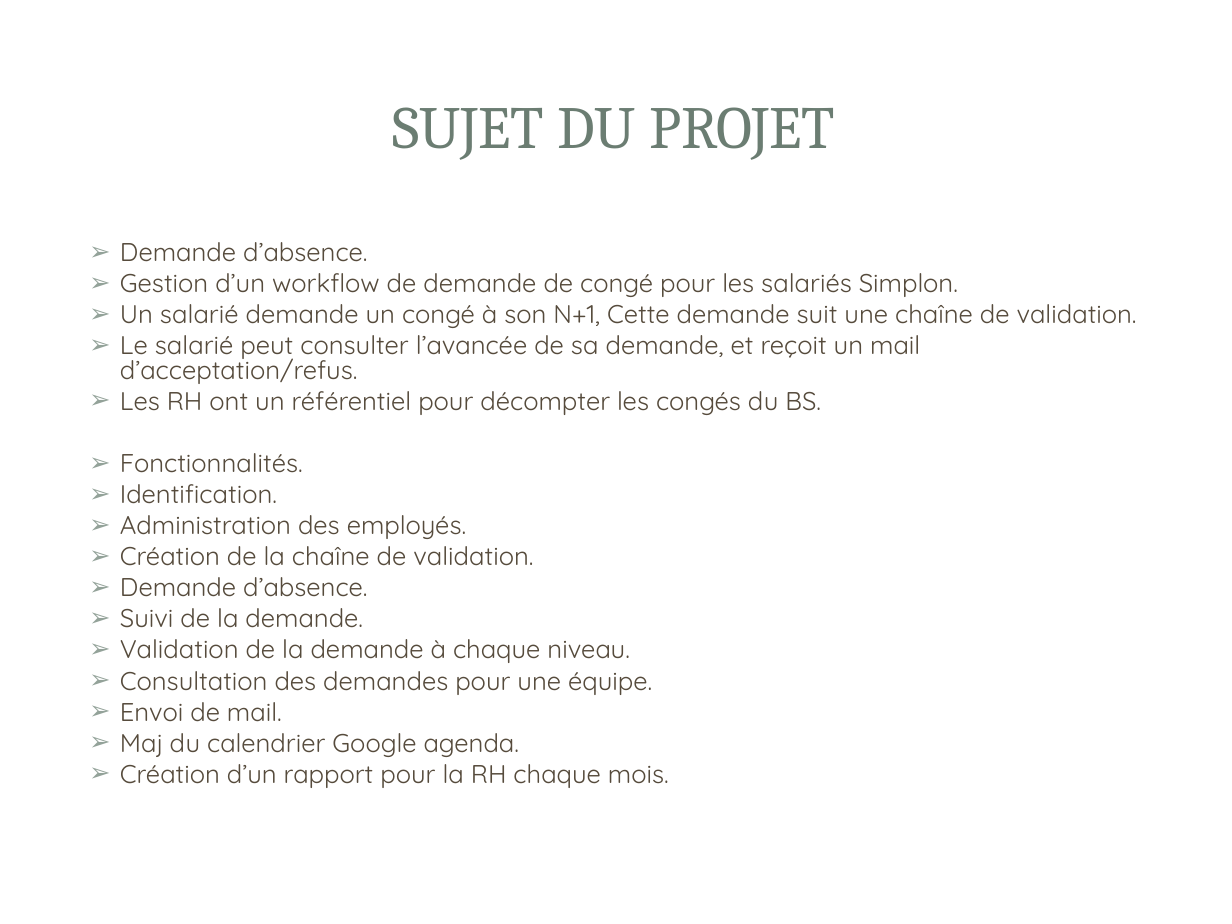
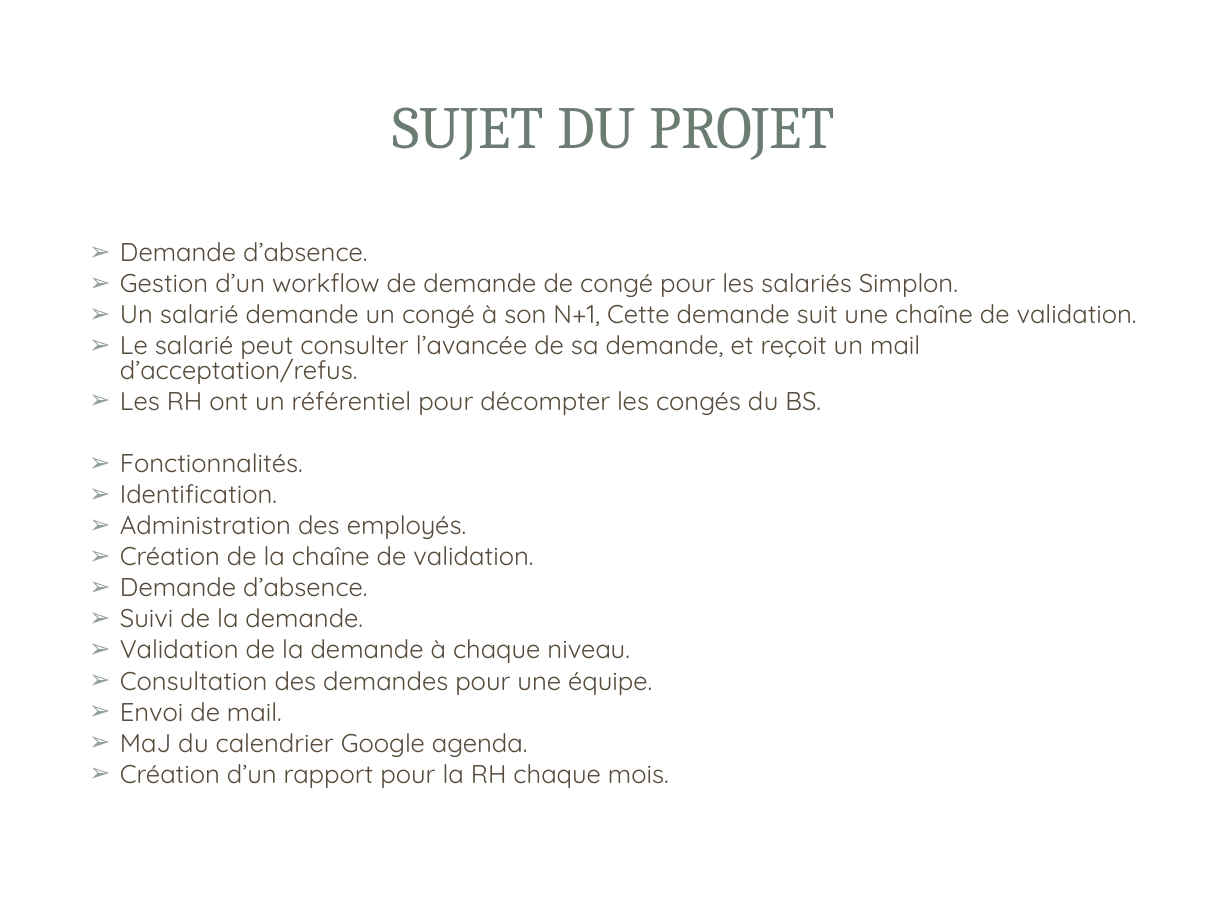
Before and after one commit to gestionsAbsences/gestionAbsences, a slide deck: slide 2 of Projet/Dossier/Projet de fin de fomation - Fred.ppt. Drawn at 1232x924 pixels with LibreOffice and Linux fonts; fonts in the diff are those of the drawing; background and template pictures are left out. Boxes give left, top, right and bottom in pixels: in the first picture for what was removed or moved away, otherwise in the second. Text is boxed around its words. In the diff, an @@ line names an element or a change of style, - is before the commit and + after.

Commit message:
Fred - Maj dossier projet

```diff
--- a/Projet/Dossier/Projet de fin de fomation - Fred.ppt
+++ b/Projet/Dossier/Projet de fin de fomation - Fred.ppt
@@ text at [120, 733, 527, 757]: text changed @@
-➢ Maj du calendrier Google agenda.
+➢ MaJ du calendrier Google agenda.
```
Also in this commit, not shown: 3 other slides changed, 2 slides added.
